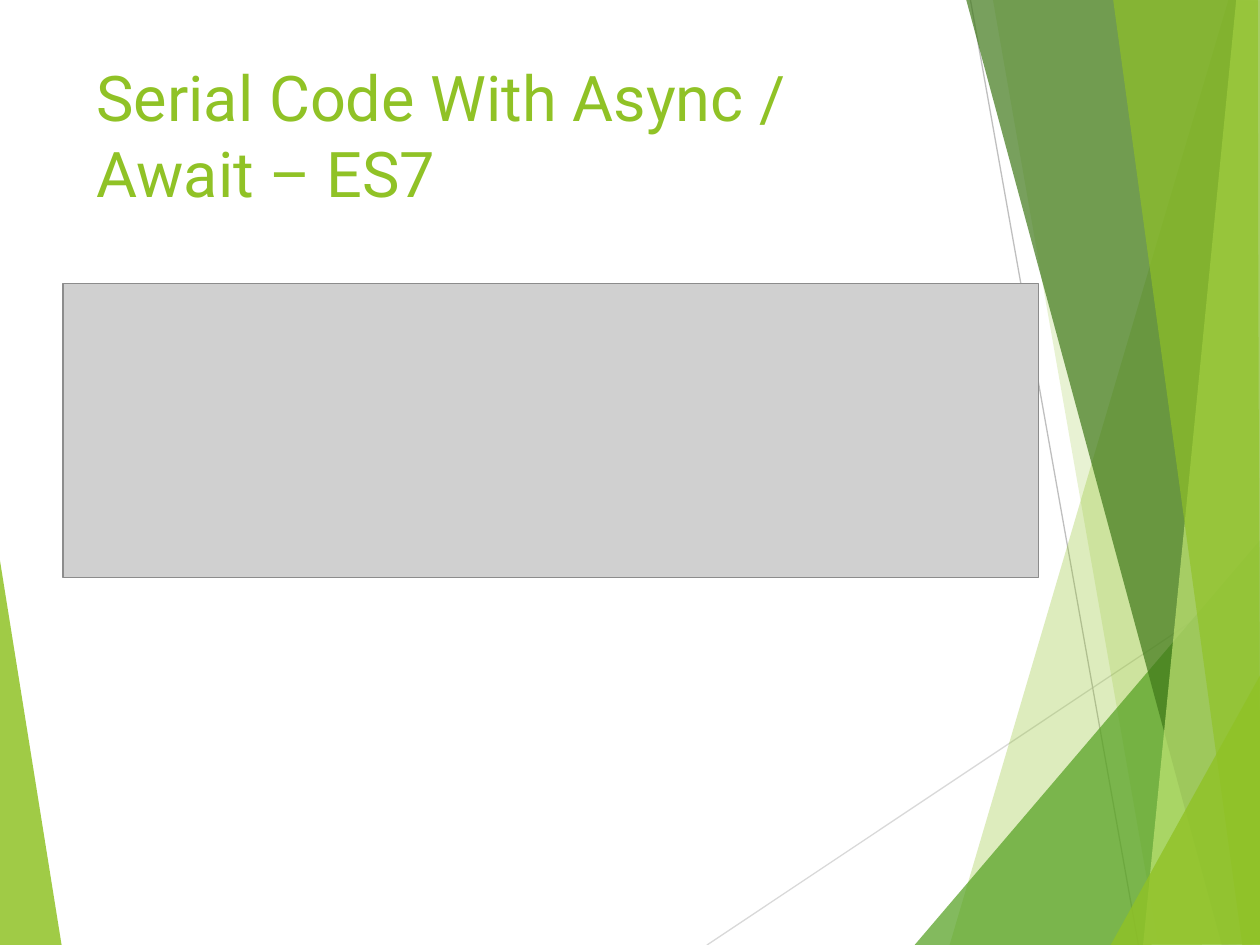
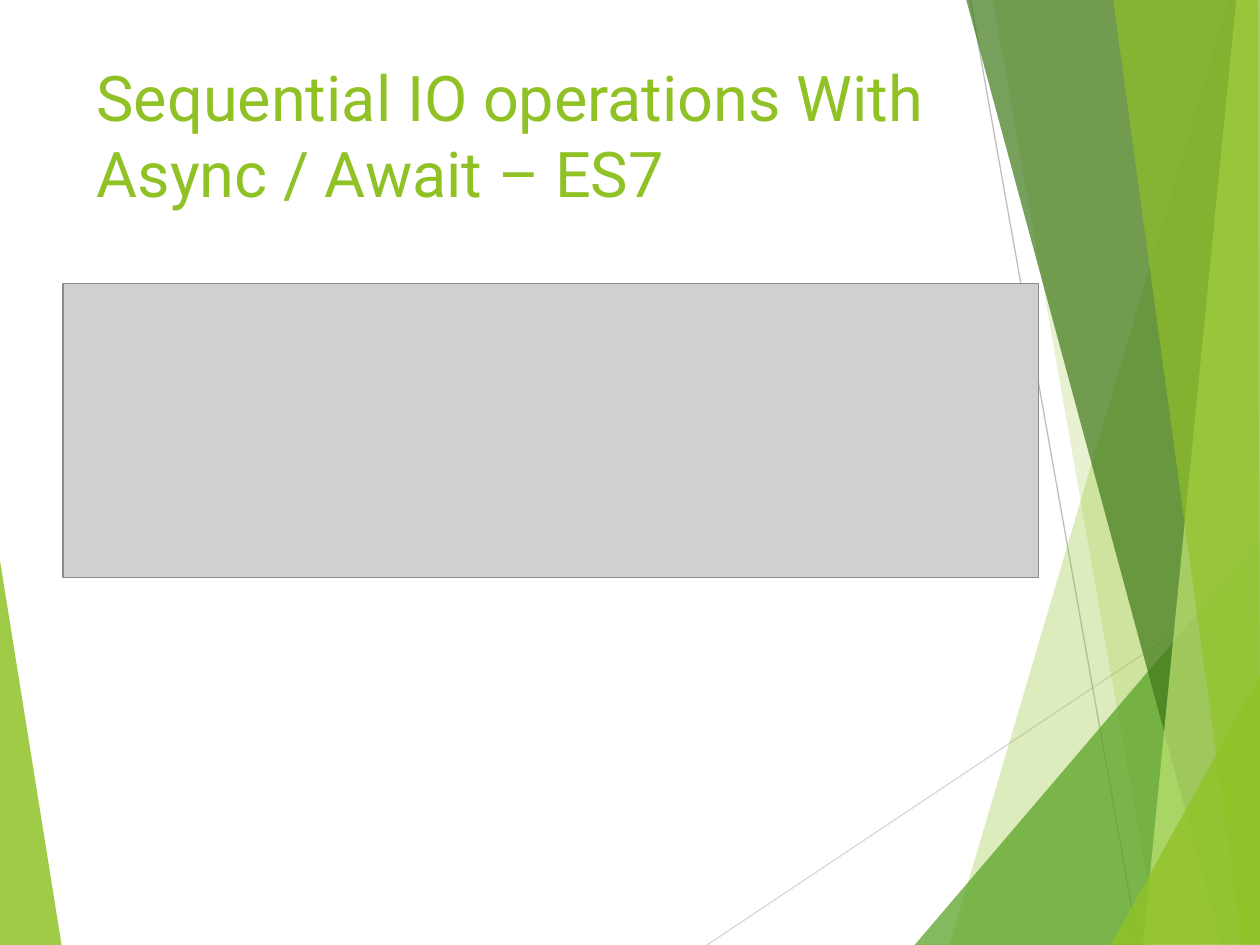
Before and after one commit to tamartwe/ijs_munich, a slide deck: slide 25 of node_js_performance/nodejs_performance/NodeJs_Performance.pptx. Drawn at 1260x945 pixels with LibreOffice and Linux fonts; fonts in the diff are those of the drawing; grey boxes stand for pictures. Boxes give left, top, right and bottom in pixels: in the first picture for what was removed or moved away, otherwise in the second. Text is boxed around its words. In the diff, an @@ line names an element or a change of style, - is before the commit and + after.

```diff
--- a/node_js_performance/nodejs_performance/NodeJs_Performance.pptx
+++ b/node_js_performance/nodejs_performance/NodeJs_Performance.pptx
@@ title at (97, 73, 923, 211): text changed @@
-Serial Code With Async / Await – ES7
+Sequential IO operations With Async / Await – ES7
```
Also in this commit, not shown: 17 other slides changed, 3 slides added, 13 other files.
